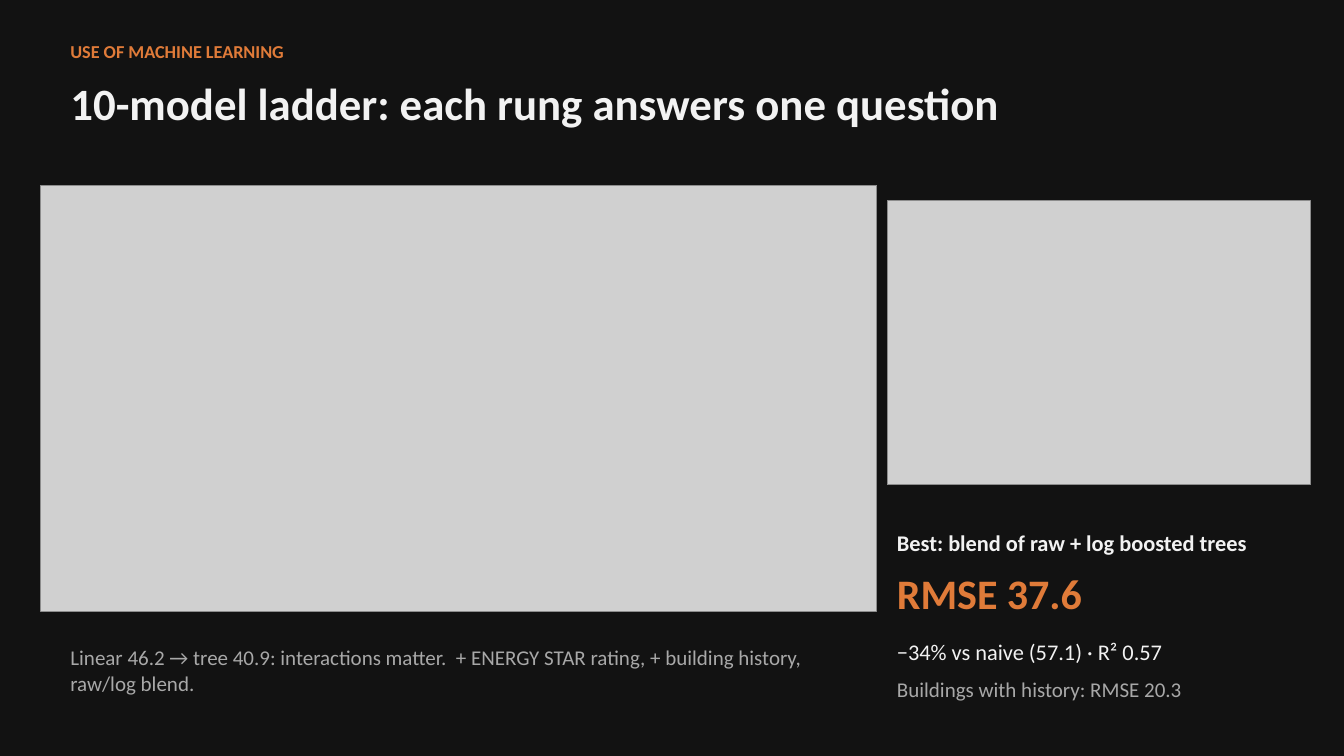
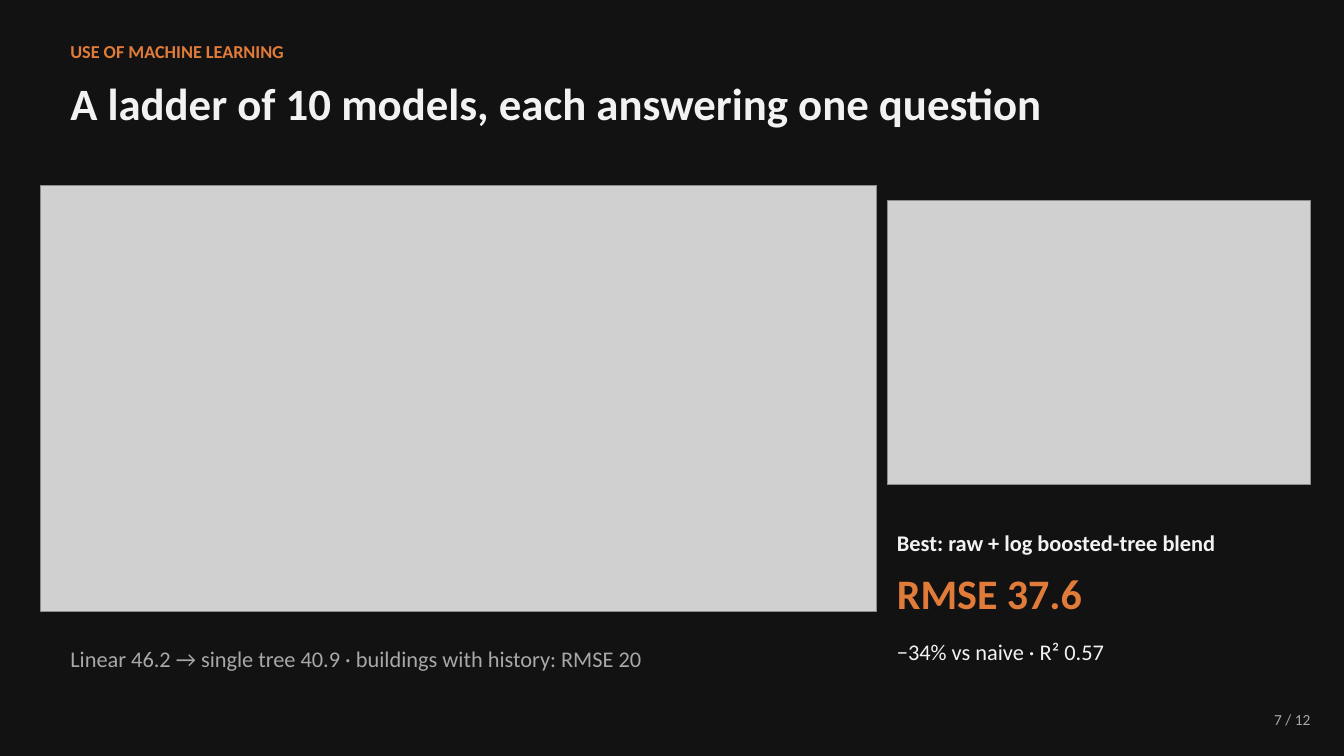
Before and after one commit to JoshiiWahWah/ntu-matlab-hackathon-2026, a slide deck: slide 7 of docs/demo_slides.pptx (slide 6 before the commit). Drawn at 1344x756 pixels with LibreOffice and Linux fonts; fonts in the diff are those of the drawing; grey boxes stand for pictures. Boxes give left, top, right and bottom in pixels: in the first picture for what was removed or moved away, otherwise in the second. Text is boxed around its words. In the diff, an @@ line names an element or a change of style, - is before the commit and + after.

```diff
--- a/docs/demo_slides.pptx
+++ b/docs/demo_slides.pptx
@@ text at <box>70,88,1041,128</box>: text changed @@
-10-model ladder: each rung answers one question
+A ladder of 10 models, each answering one question
@@ text at <box>897,535,1216,555</box>: text changed @@
-Best: blend of raw + log boosted trees
+Best: raw + log boosted-tree blend
@@ text at <box>70,651,642,671</box>: text changed; size 15 to 16 pt @@
-Linear 46.2 → tree 40.9: interactions matter. + ENERGY STAR rating, + building history, raw/log blend.
+Linear 46.2 → single tree 40.9 · buildings with history: RMSE 20
@@ text at <box>897,642,1104,660</box>: text changed; size 15 to 16 pt; text colour #A8A8A8 to #F2F2F2 @@
-−34% vs naive (57.1) · R² 0.57
-Buildings with history: RMSE 20.3
+−34% vs naive · R² 0.57
@@ text added at <box>1274,715,1311,725</box>, 11 pt, text #A8A8A8 @@
+7 / 12
```
Also in this commit, not shown: 8 other slides changed, 3 slides added, 1 slide removed, 2 other files.
